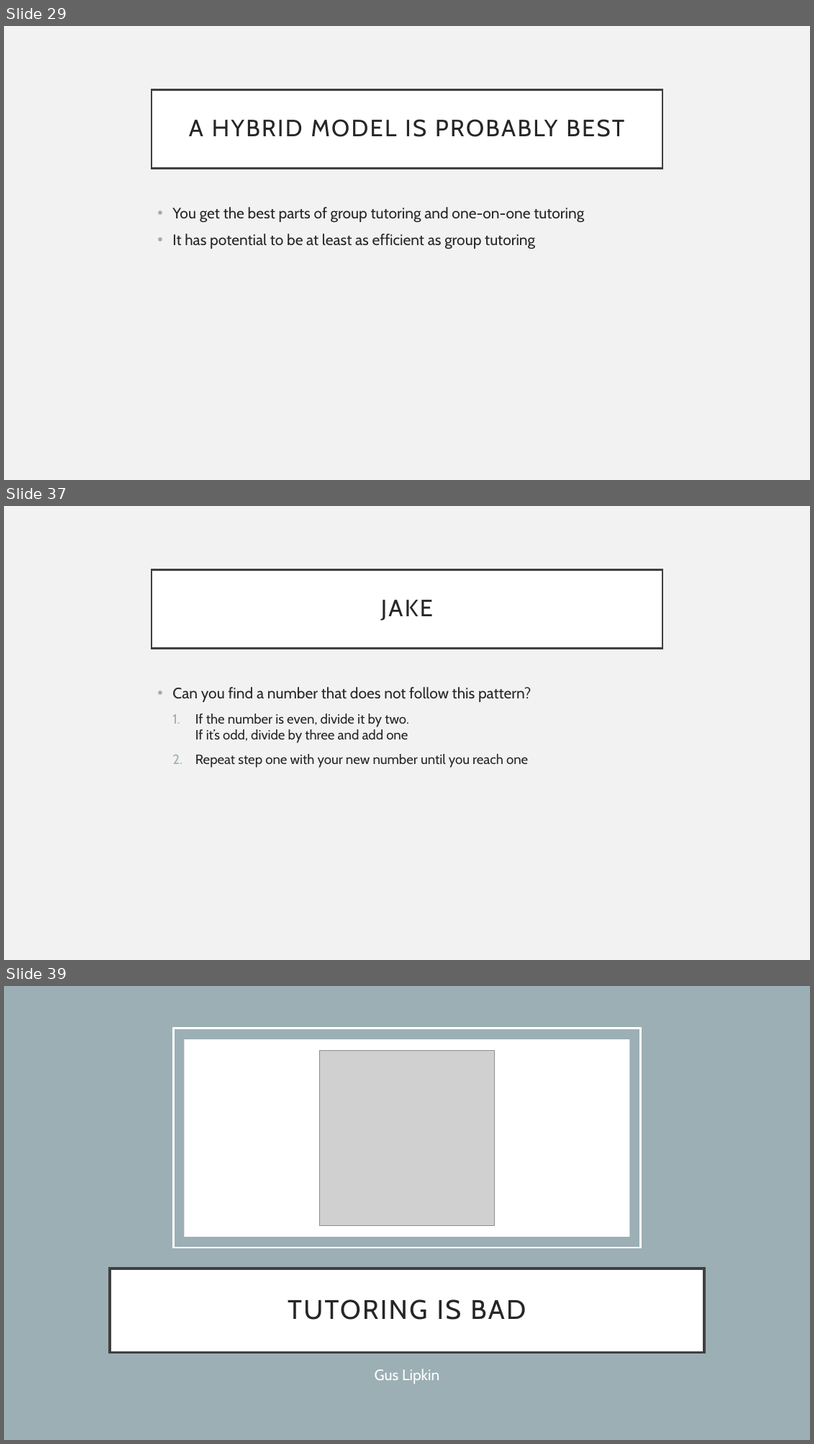
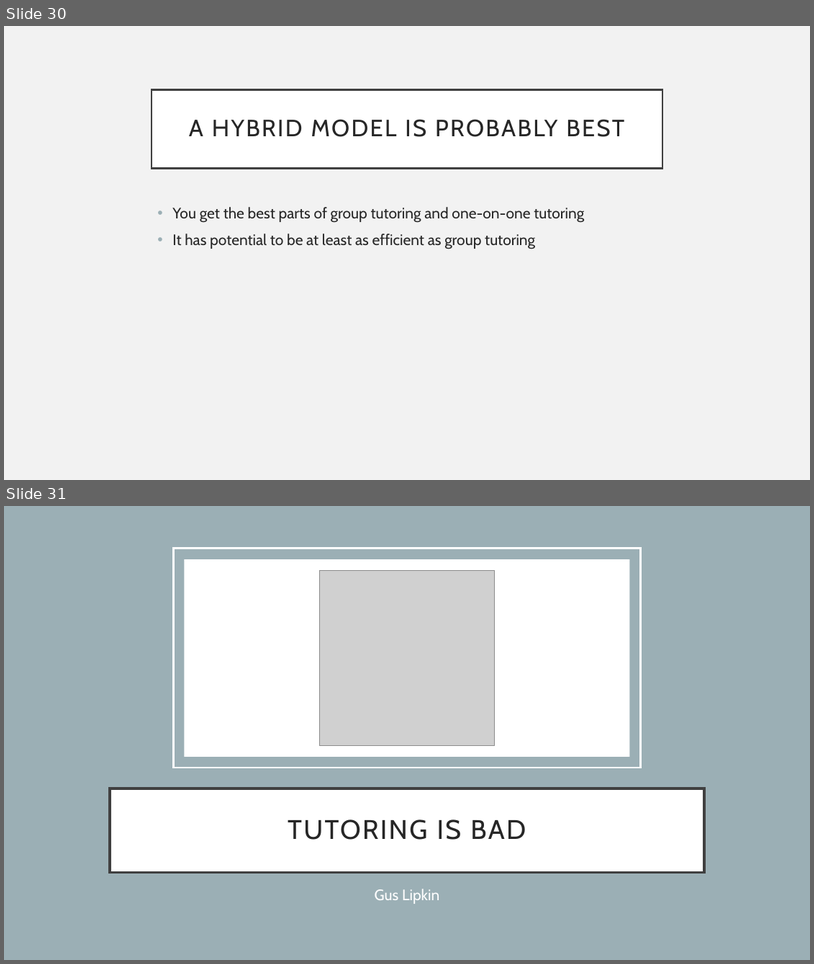
Before and after one commit to guslipkin/Fall2021, a slide deck: ECO 3930 ~ Contemporary Economics/Final Paper/FinalPaper.pptx. Shown one above the other, each under a label of ours: slides 29, 37 and 39 before the commit, slides 30 and 31 after it; the slides between them are not shown. The pictures are 814x1444 and 814x964 pixels, drawn with LibreOffice and Linux fonts; fonts in the diff are those of the drawing; grey boxes stand for pictures. Boxes give left, top, right and bottom in pixels: in the first picture for what was removed or moved away, otherwise in the second. Text is boxed around its words. In the diff, an @@ line names an element or a change of style, - is before the commit and + after.

```diff
--- a/ECO 3930 ~ Contemporary Economics/Final Paper/FinalPaper.pptx
+++ b/ECO 3930 ~ Contemporary Economics/Final Paper/FinalPaper.pptx
@@ slide 37 removed at (4,506,810,960), background #F2F2F2 @@
@@ title removed at (152,569,663,648) @@
-JAKE
@@ text removed at (172,687,531,767) @@
-• Can you find a number that does not follow this pattern?
-  1. If the number is even, divide it by two.
-     If it’s odd, divide by three and add one
-  2. Repeat step one with your new number until you reach one
@@ what was slide 29 is now slide 30 @@
@@ what was slide 39 is now slide 31 @@
```
Also in this commit, not shown: 1 slide added, 8 other slides removed, 1 other file.
